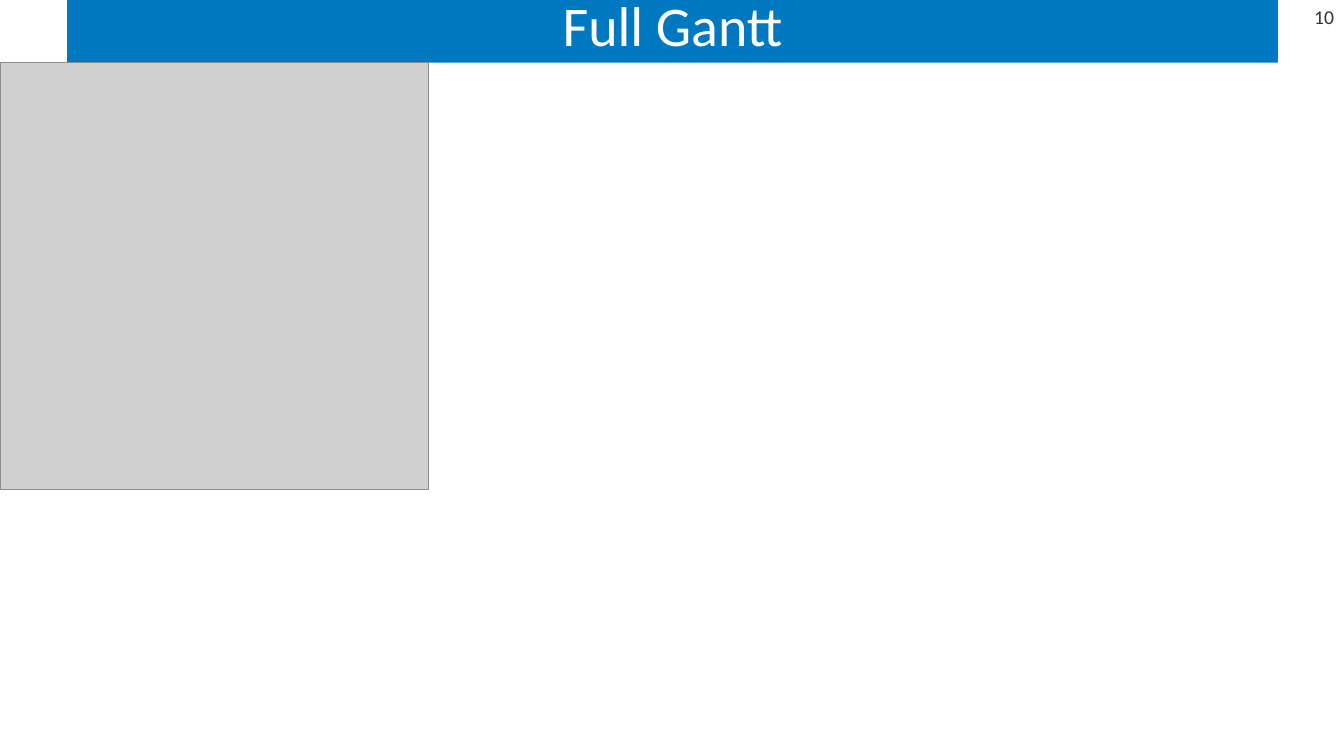
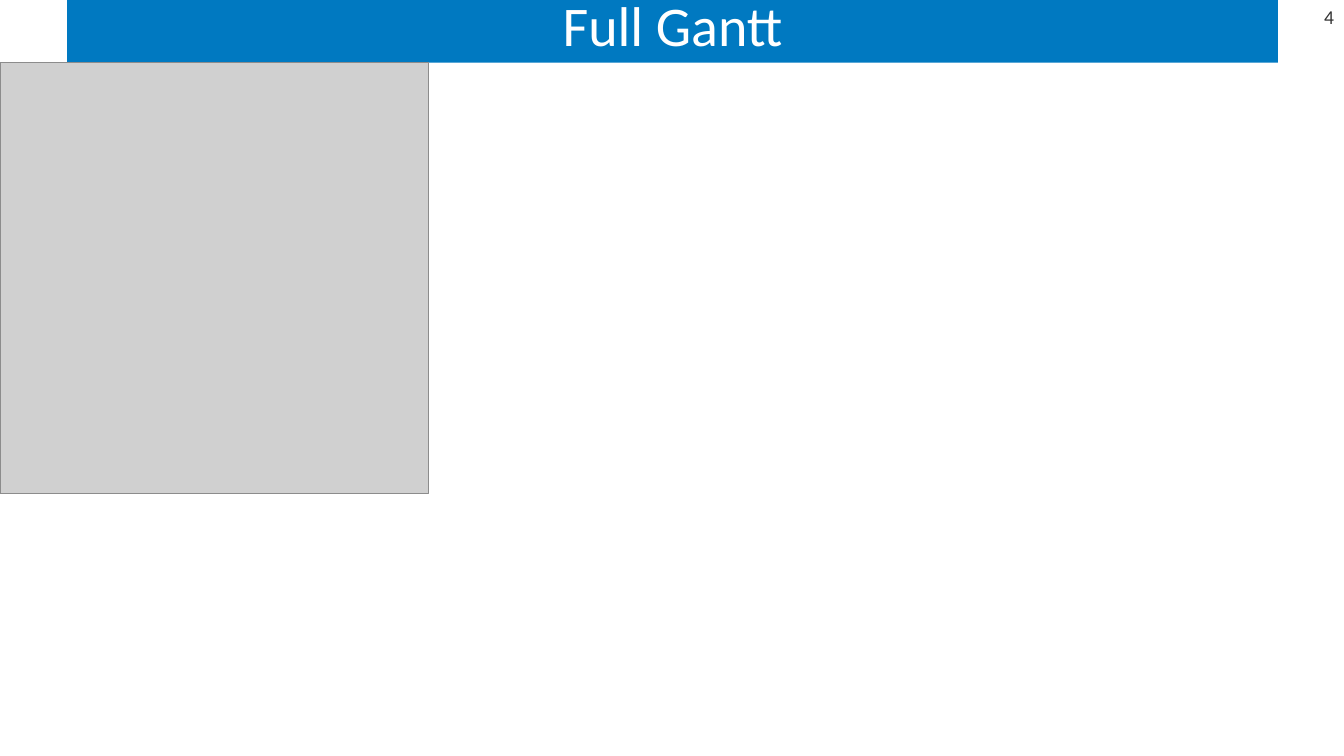
Before and after one commit to sbredenk/CORAL, a slide deck: slide 4 of postprocessing/results/example_atlantic/example_atlantic_results.pptx (slide 10 before the commit). Drawn at 1344x756 pixels with LibreOffice and Linux fonts; fonts in the diff are those of the drawing; grey boxes stand for pictures. Boxes give left, top, right and bottom in pixels: in the first picture for what was removed or moved away, otherwise in the second. Text is boxed around its words. In the diff, an @@ line names an element or a change of style, - is before the commit and + after.

```diff
--- a/postprocessing/results/example_atlantic/example_atlantic_results.pptx
+++ b/postprocessing/results/example_atlantic/example_atlantic_results.pptx
@@ page number at <box>1324,11,1334,24</box>: text changed @@
-10
+4
@@ picture: place and size @@
-picture at <box>0,63,429,490</box>
+picture at <box>0,63,429,494</box>
```
Also in this commit, not shown: 9 slides added, 7 slides removed, 42 other files.
